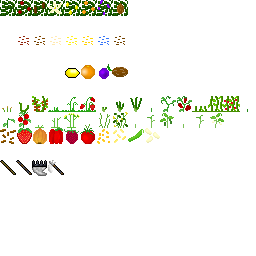
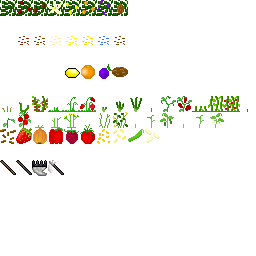
Comparing the layer stacks of the two 256×256 images. Changes:
renamed "Pasted Layer #33" to "Pasted Layer #66", moved it above "Pasted Layer #60", painted on it over <box>16,128,32,144</box>
